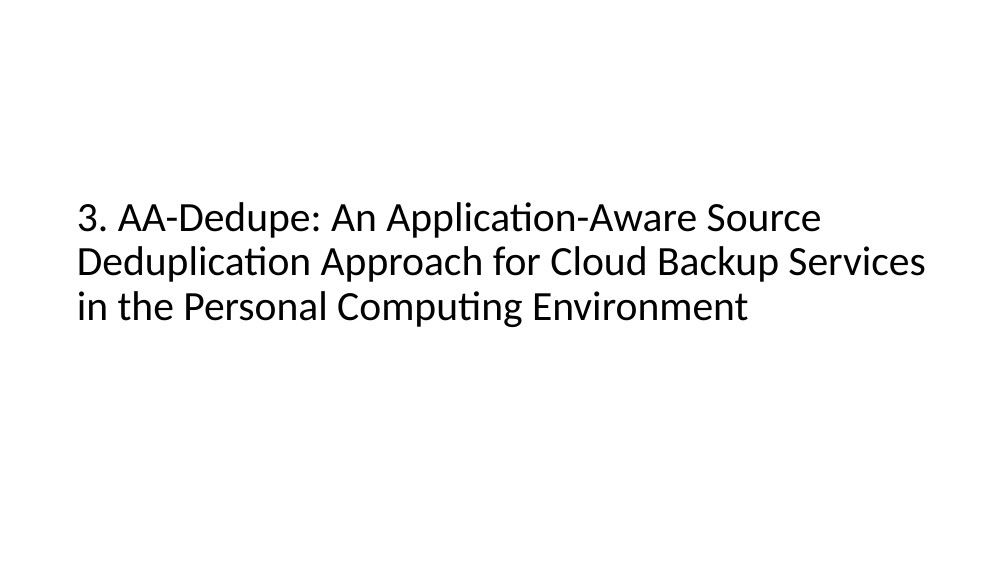
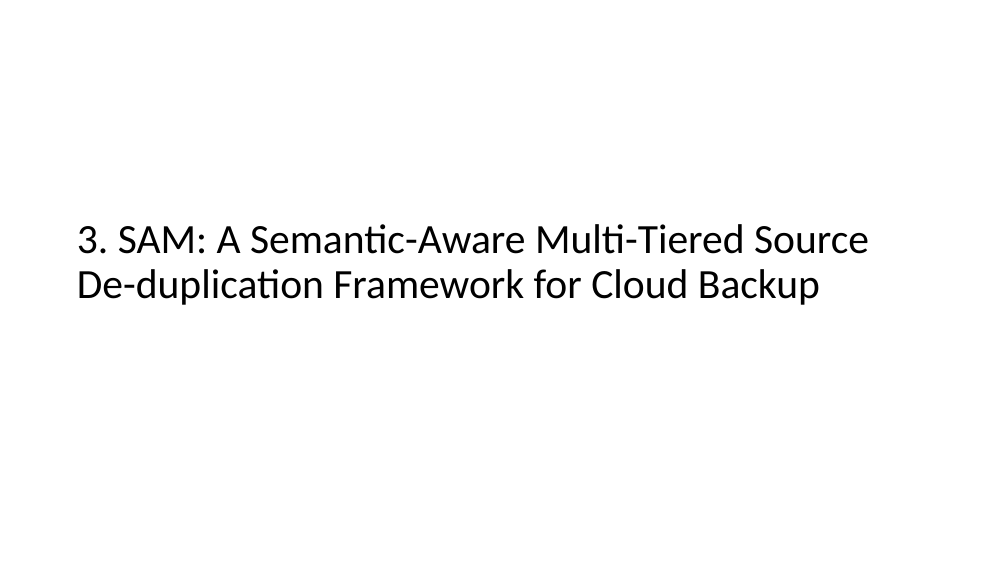
Before and after one commit to franbienjan/NDSGthesis, a slide deck: slide 16 of Summary/Raf_Presentation.pptx. Drawn at 1008x567 pixels with LibreOffice and Linux fonts; fonts in the diff are those of the drawing. Boxes give left, top, right and bottom in pixels: in the first picture for what was removed or moved away, otherwise in the second. Text is boxed around its words. In the diff, an @@ line names an element or a change of style, - is before the commit and + after.

Commit message:
presentation

```diff
--- a/Summary/Raf_Presentation.pptx
+++ b/Summary/Raf_Presentation.pptx
@@ title at box(77, 224, 869, 305): text changed @@
-3. AA-Dedupe: An Application-Aware Source Deduplication Approach for Cloud Backup Services in the Personal Computing Environment
+3. SAM: A Semantic-Aware Multi-Tiered Source De-duplication Framework for Cloud Backup
```
Also in this commit, not shown: 3 slides added, 1 slide removed.
